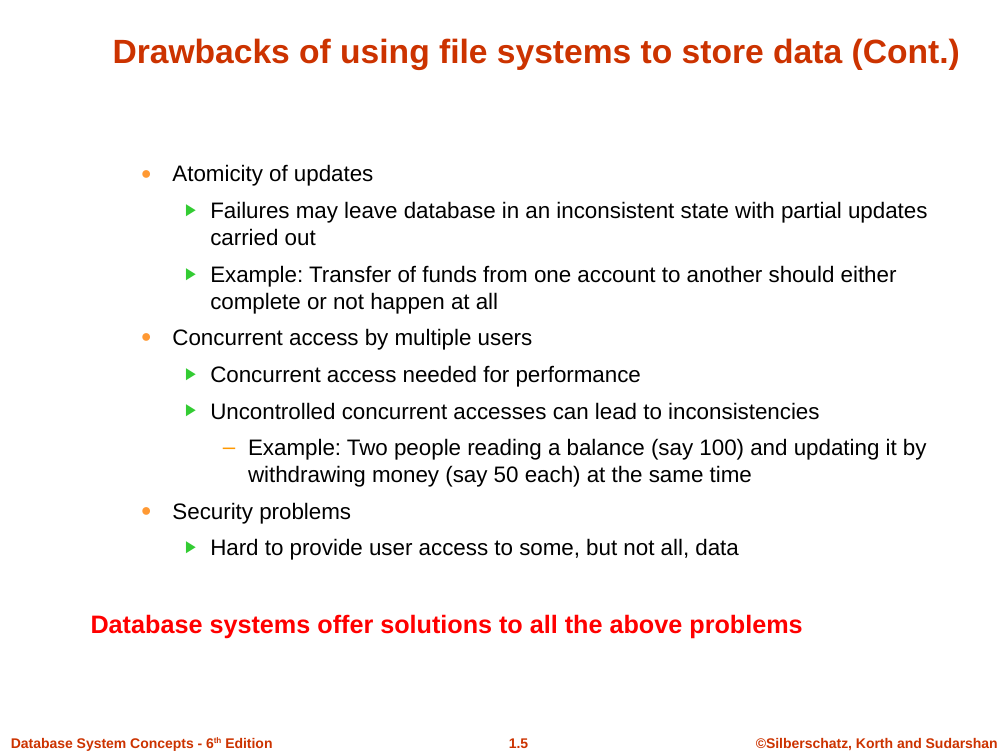
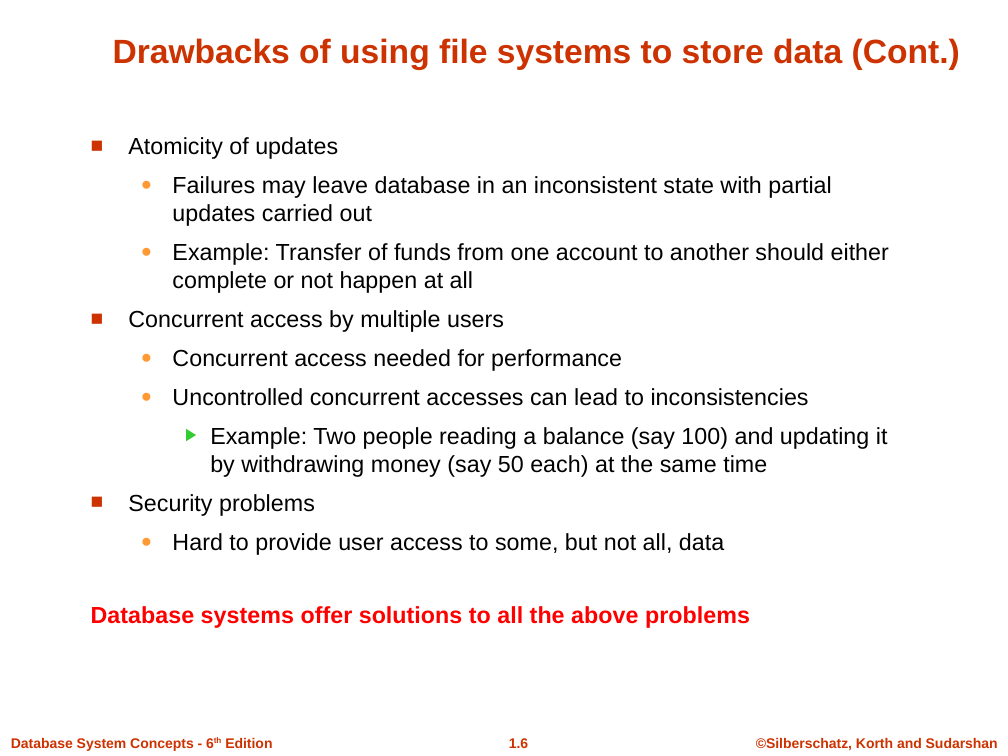
Before and after one commit to Sumonta056/SUST-Autorickshaw-Management-System, a slide deck: slide 6 of Theory/Learning Theory Of Databases/Slides/ch1.ppt (slide 5 before the commit). Drawn at 1008x756 pixels with LibreOffice and Linux fonts; fonts in the diff are those of the drawing; background and template pictures are left out. Boxes give left, top, right and bottom in pixels: in the first picture for what was removed or moved away, otherwise in the second. Text is boxed around its words. In the diff, an @@ line names an element or a change of style, - is before the commit and + after.

```diff
--- a/Theory/Learning Theory Of Databases/Slides/ch1.ppt
+++ b/Theory/Learning Theory Of Databases/Slides/ch1.ppt
@@ text "Atomicity of updates" moved from (x1=91, y1=164, x2=928, y2=639) to (x1=91, y1=137, x2=889, y2=628) @@
@@ text "Atomicity of updates" at (x1=91, y1=137, x2=889, y2=628): size 16 to 16.6 pt in "Atomicity of updates", "Failures may leave database in an inconsistent ...", "Example: Transfer of funds from one account ...", "Concurrent access by multiple users" and 5 more places; size 18 to 16.6 pt in "Database systems offer solutions to all the ..."; bullet ● to ■; list level 2 to 1 in "Atomicity of updates"; bullet colour #FF9933 to #CC3300; bullet ▶ to ●; list level 3 to 2 in "Failures may leave database in ..."; bullet colour #33CC33 to #FF9933; list level 3 to 2 in "Example: Transfer of funds from ..."; list level 2 to 1 in "Concurrent access by multiple users"; list level 3 to 2 in "Concurrent access needed for performance"; list level 3 to 2 in "Uncontrolled concurrent accesses can lead ..."; bullet – to ▶; list level 4 to 3 in "Example: Two people reading a ..."; bullet colour #FF9900 to #33CC33; list level 2 to 1 in "Security problems"; list level 3 to 2 in "Hard to provide user access ..." @@
```
Also in this commit, not shown: 17 other slides changed, 4 slides added, 5 slides removed, 11 other files.
